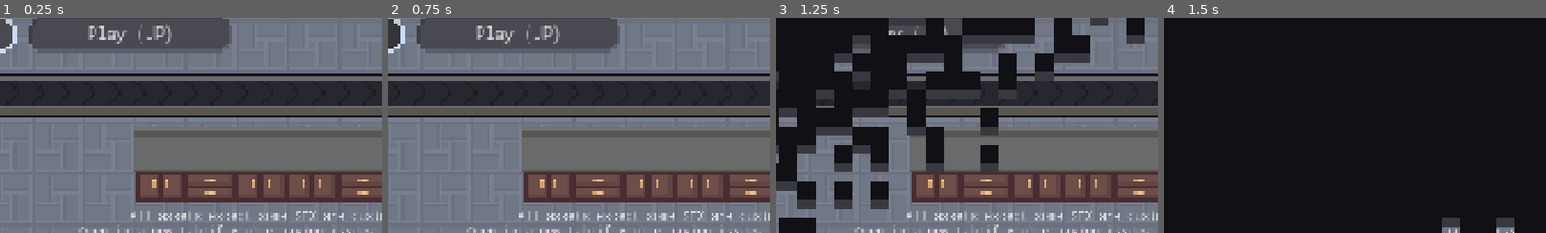
Above: before the commit, frames 1-4 (left to right).
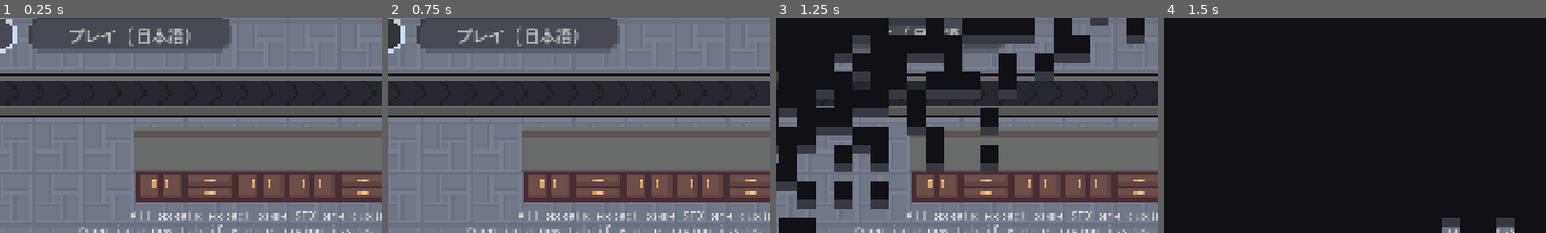
Above: after the commit, the same moments.

Repository: Glitch752/SushiFactory
Game: Godot game, scene res://Menu.tscn
The game is run twice, just before and just after one commit, with the same random seed, the same clock (stepped at 60 frames per second) and the same inputs.
Inputs:
- Up to frame 1 (0.25 s): no input
- Up to frame 2 (0.75 s): click "Play (EN)" at 0.5 s
- Up to frame 3 (1.25 s): no input
- Up to frame 4 (1.5 s): click "Play (EN)" at 1.25 s
The pictures show only the part of the screen within x 48-98%, y 47-97%; the shares and areas given below are measured in that part.

The runs differ from the first frame. In frame 1, 1.2% of the frame differs, in the area x 18-50%, y 3-14%; in frame 2, 1.2%; in frame 3, 0.3%; in frame 4, nothing differs.

Commit message:
Final translation strings... hopefully

Diff:
--- a/Menu.tscn
+++ b/Menu.tscn
@@ -92,6 +92,7 @@
 theme_override_constants/separation = 16
 
 [node name="EnglishPlay" type="Button" parent="MenuItems/Buttons"]
+auto_translate_mode = 2
 custom_minimum_size = Vector2(256, 46)
 layout_mode = 2
 focus_neighbor_right = NodePath("../JPPlay")
@@ -105,6 +106,7 @@
 script = ExtResource("16_2qy1q")
 
 [node name="JPPlay" type="Button" parent="MenuItems/Buttons"]
+auto_translate_mode = 2
 custom_minimum_size = Vector2(256, 46)
 layout_mode = 2
 focus_neighbor_left = NodePath("../EnglishPlay")
@@ -114,7 +116,7 @@
 theme_override_styles/hover = ExtResource("13_elwp8")
 theme_override_styles/hover_pressed = ExtResource("13_elwp8")
 theme_override_styles/focus = ExtResource("16_lwhxt")
-text = "Play (JP)"
+text = "プレイ (日本語)"
 script = ExtResource("17_2qy1q")
 
 [node name="TextureRect" type="TextureRect" parent="MenuItems"]
--- a/data/constructables/edit.gd
+++ b/data/constructables/edit.gd
@@ -17,12 +17,15 @@
         var constructable_description = constructable.description if constructable else "An unknown constructable"
 
         if editable:
-            var remove_action = InteractionAction.new("Remove", context.remove_targeted_tile, 0.2)
-            var rotate_action = InteractionAction.new("Rotate", context.rotate_targeted_tile)
+            var remove_action = InteractionAction.new(tr("Remove", "Remove the highlighted constructable"), context.remove_targeted_tile, 0.2)
+            var rotate_action = InteractionAction.new(tr("Rotate", "Rotate the highlighted constructable"), context.rotate_targeted_tile)
             interaction.interaction = InteractionData.new(constructable_name, constructable_description, rotate_action, remove_action)
             interaction.color = context.colors.highlight_existing
         else:
-            interaction.interaction = InteractionData.new(constructable_name, "%s\n\n[color=#f77]This tile isn't editable.[/color]" % constructable_description)
+            interaction.interaction = InteractionData.new(constructable_name, "%s\n\n[color=#f77]%s[/color]" % [
+                constructable_description,
+                tr("This tile isn't editable.")
+            ])
             interaction.color = context.colors.highlight_invalid
     else:
         if zone and zone.get_custom_data("editable"):
--- a/project.godot
+++ b/project.godot
@@ -132,7 +132,7 @@
 [internationalization]
 
 locale/translations=PackedStringArray("res://localization/jp.po")
-locale/translations_pot_files=["res://data/customer_orders/b …(3952 unchanged characters)… , "res://world/interactable/computer.gd"]
+locale/translations_pot_files=["res://data/customer_orders/b …(3952 unchanged characters)… , "res://world/interactable/computer.gd", "res://ui/day_notification_ui.gd", "res://scripts/day_manager_singleton.gd", "res://scripts/automation/automation_manager/automation_manager.gd", "res://data/constructables/edit.gd", "res://ui/level_interface.gd", "res://world/interactable/computer/emails/email_system.gd"]
 
 [rendering]
 
--- a/scripts/automation/automation_manager/automation_manager.gd
+++ b/scripts/automation/automation_manager/automation_manager.gd
@@ -446,19 +446,19 @@
         var automation_id: String = cell_data.get_custom_data("automation_id")
         match automation_id:
             "left_belt":
-                direction = "left"
+                direction = tr("left", "direction")
             "right_belt":
-                direction = "right"
+                direction = tr("right", "direction")
             "up_belt":
-                direction = "up"
+                direction = tr("up", "direction")
             "down_belt":
-                direction = "down"
-
-    var desc = "A belt that moves items %s." % direction
+                direction = tr("down", "direction")
+
+    var desc = tr("A belt that moves items %s.", "Moves items in the direction %s") % direction
     if has_item:
-        desc += "\nCurrently has %s" % lower_start(item_tile_positions[cell].get_description())
+        desc += "\n" + tr("Currently has %s", "Belt holds the item %s") % lower_start(item_tile_positions[cell].get_description())
     else:
-        desc += "\nCurrently empty."
+        desc += "\n" + tr("Currently empty.", "Belt doesn't have anything on it")
 
     return InteractionData.new(interactable_name, desc, action)
 
--- a/scripts/day_manager_singleton.gd
+++ b/scripts/day_manager_singleton.gd
@@ -158,10 +158,16 @@
     var customerRate = 1.0 / current_day_data.customer_interval
 
     var rateColor = "#ff9988" if customerRate >= 6 else "#ffff99" if customerRate >= 3 else "#99ff88"
-    var info = "[b]Expected customer rate[/b]: [color=%s]%.1f/hr[/color]\n" % [rateColor, customerRate]
+    var info = tr("[b]Expected customer rate[/b]: [color={rate_color}]{hourly_rate}/hr[/color]").format({
+        "rate_color": rateColor,
+        "hourly_rate": "%.1f" % customerRate
+    }) + "\n"
 
     var patienceColor = "#ff9988" if current_day_data.customer_patience <= 30.0 else "#ffff99" if current_day_data.customer_patience <= 60.0 else "#99ff88"
-    info += "[b]Customer patience[/b]: [color=%s]%sm[/color]\n" % [patienceColor, round(current_day_data.customer_patience / 5) * 5]
+    info += tr("[b]Customer patience[/b]: [color={patience_color}]{patience_minutes}m[/color]").format({
+        "patience_color": patienceColor,
+        "patience_minutes": round(current_day_data.customer_patience / 5) * 5
+    }) + "\n"
 
     var difficulties = []
     for diff in current_day_data.difficulty_probabilities.keys():
@@ -172,7 +178,7 @@
         var possibleOrders = DayManagerSingleton.get_possible_orders(diff)
         difficulties.append("[color=#%s]%s%% %s[/color]" % [possibleOrders.color.to_html(), int(prob * 100), possibleOrders.name.to_lower()])
 
-    info += "[b]Order difficulties[/b]: %s" % ", ".join(difficulties)
+    info += tr("[b]Order difficulties[/b]: %s") % ", ".join(difficulties)
 
     return info
 
--- a/ui/PauseMenu.tscn
+++ b/ui/PauseMenu.tscn
@@ -143,6 +143,7 @@
 theme_override_constants/margin_bottom = 4
 
 [node name="Label" type="Label" parent="PauseContent/VBoxContainer/LanguageSelector/ENLangButton/MarginContainer"]
+auto_translate_mode = 2
 layout_mode = 2
 text = "English"
 label_settings = SubResource("LabelSettings_afaem")
@@ -176,8 +177,9 @@
 theme_override_constants/margin_bottom = 4
 
 [node name="Label" type="Label" parent="PauseContent/VBoxContainer/LanguageSelector/JPLangButton/MarginContainer"]
-layout_mode = 2
-text = "JP"
+auto_translate_mode = 2
+layout_mode = 2
+text = "日本語"
 label_settings = SubResource("LabelSettings_afaem")
 
 [node name="OptionsButton" type="Button" parent="PauseContent/VBoxContainer"]
--- a/ui/day_notification_ui.gd
+++ b/ui/day_notification_ui.gd
@@ -20,13 +20,13 @@
     var eventName = ""
     match event:
         DayEvent.ARRIVAL:
-            eventName = "Arrival"
+            eventName = tr("Arrival", "arrival at work")
         DayEvent.OPENING:
-            eventName = "Opening"
+            eventName = tr("Opening", "shop opening")
         DayEvent.CLOSING:
-            eventName = "Closing"
+            eventName = tr("Closing", "shop closing")
 
-    dayTitle.text = "Day %d - %s" % [day, eventName]
+    dayTitle.text = tr("Day {day_number} - {event}").format({ "day_number": day, "event": eventName })
     infoRichText.text = infoText
 
     startHrWidth = hr.custom_minimum_size.x
@@ -38,17 +38,17 @@
 
 func update_time(new_time: float):
     if event == DayEvent.CLOSING:
-        timeTitle.text = "%s - Restaurant closed" % DayManagerSingleton.format_time_of_day()
+        timeTitle.text = tr("{time_of_day} - Restaurant closed").format({ "time_of_day": DayManagerSingleton.format_time_of_day() })
     elif event == DayEvent.ARRIVAL:
-        timeTitle.text = "%s - You have [color=#9999ff]%s[/color] to prepare" % [
-            DayManagerSingleton.format_time_of_day(),
-            preload("res://scripts/day_manager_singleton.gd").format_duration(9.0 - new_time)
-        ]
+        timeTitle.text = tr("{time_of_day} - You have [color=#9999ff]{duration_remaining}[/color] to prepare").format({
+            "time_of_day": DayManagerSingleton.format_time_of_day(),
+            "duration_remaining": preload("res://scripts/day_manager_singleton.gd").format_duration(9.0 - new_time)
+        })
     else:
-        timeTitle.text = "%s - Restaurant closes in [color=#9999ff]%s[/color]" % [
-            DayManagerSingleton.format_time_of_day(),
-            preload("res://scripts/day_manager_singleton.gd").format_duration(17.0 - new_time)
-        ]
+        timeTitle.text = tr("{time_of_day} - Restaurant closes in [color=#9999ff]{duration_remaining}[/color]").format({
+            "time_of_day": DayManagerSingleton.format_time_of_day(),
+            "duration_remaining": preload("res://scripts/day_manager_singleton.gd").format_duration(17.0 - new_time)
+        })
 
 # func _input(ev):
 #     # For debugging: on pressing 1, reaniamte
--- a/ui/interact_keybind_hint.gd
+++ b/ui/interact_keybind_hint.gd
@@ -15,6 +15,8 @@
     set(val):
         placeholderText = val
         update_defaults()
+    get:
+        return tr(placeholderText)
 
 @export var force_hide: bool = false:
     set(val):
--- a/ui/level_interface.gd
+++ b/ui/level_interface.gd
@@ -61,14 +61,14 @@
     $%MoneyLabel.text = "¥" + str(money)
 
 func update_day_display(day: int):
-    $%DayLabel.text = "Day " + str(day)
+    $%DayLabel.text = tr("Day %s") % str(day)
 
 func update_time_display(time_of_day: float):
     $%TimeLabel.text = DayManagerSingleton.format_time_of_day()
     $%TimeProgress.value = time_of_day
 
 func update_reputation_display(reputation: int):
-    $%ReputationLabel.text = "Reputation: %s/%s" % [str(reputation), str(StoreStatsSingleton.max_reputation)]
+    $%ReputationLabel.text = tr("Reputation: %s/%s") % [str(reputation), str(StoreStatsSingleton.max_reputation)]
 
 func clear_existing_notifications():
     for child in get_children():
--- a/ui/volume_slider.gd
+++ b/ui/volume_slider.gd
@@ -24,7 +24,7 @@
     update_label(value)
 
 func update_label(volume: float):
-    label.text = "%s volume: %d%%" % [AudioServer.get_bus_name(bus), int(round(volume * 100))]
+    label.text = tr("%s volume" % AudioServer.get_bus_name(bus)) + ": %d%%" % int(round(volume * 100))
 
 func _validate_property(property: Dictionary):
     if property.name == "bus":
--- a/world/interactable/computer/ComputerDesktop.tscn
+++ b/world/interactable/computer/ComputerDesktop.tscn
@@ -95,6 +95,7 @@
 [node name="AmazingButton" type="Button" parent="AspectRatioContainer/Panel/MarginContainer/FlowContainer"]
 custom_minimum_size = Vector2(64, 92)
 layout_mode = 2
+focus_mode = 0
 text = "Amazing"
 icon = SubResource("AtlasTexture_220wo")
 flat = true
@@ -108,6 +109,7 @@
 [node name="RecipesButton" type="Button" parent="AspectRatioContainer/Panel/MarginContainer/FlowContainer"]
 custom_minimum_size = Vector2(64, 92)
 layout_mode = 2
+focus_mode = 0
 text = "Recipes"
 icon = SubResource("AtlasTexture_cbafg")
 flat = true
@@ -121,6 +123,7 @@
 [node name="OrdersButton" type="Button" parent="AspectRatioContainer/Panel/MarginContainer/FlowContainer"]
 custom_minimum_size = Vector2(64, 92)
 layout_mode = 2
+focus_mode = 0
 text = "Orders"
 icon = SubResource("AtlasTexture_4ijat")
 flat = true
@@ -140,6 +143,7 @@
 layout_mode = 1
 offset_right = 75.0
 offset_bottom = 80.0
+focus_mode = 0
 text = "Email"
 icon = SubResource("AtlasTexture_ikyhb")
 flat = true
--- a/world/interactable/computer/emails/email_system.gd
+++ b/world/interactable/computer/emails/email_system.gd
@@ -75,7 +75,10 @@
     new_email.sender = email_data.sender
     new_email.subject = email_data.subject
     new_email.body = parse_email_content(email_data.body)
-    new_email.sent = "Day %d, %s" % [DayManagerSingleton.day, DayManagerSingleton.format_time_of_day()]
+    new_email.sent = tr("Day {day}, {time}").format({
+        "day": DayManagerSingleton.day,
+        "time": DayManagerSingleton.format_time_of_day()
+    })
 
     inbox.push_front(new_email)
 
Not shown, changed: localization/jp.po
Not shown, changed: localization/template.pot
Not shown, changed: localization/interactable_fixes.tlstrings
Not shown, changed: localization/translate.py
